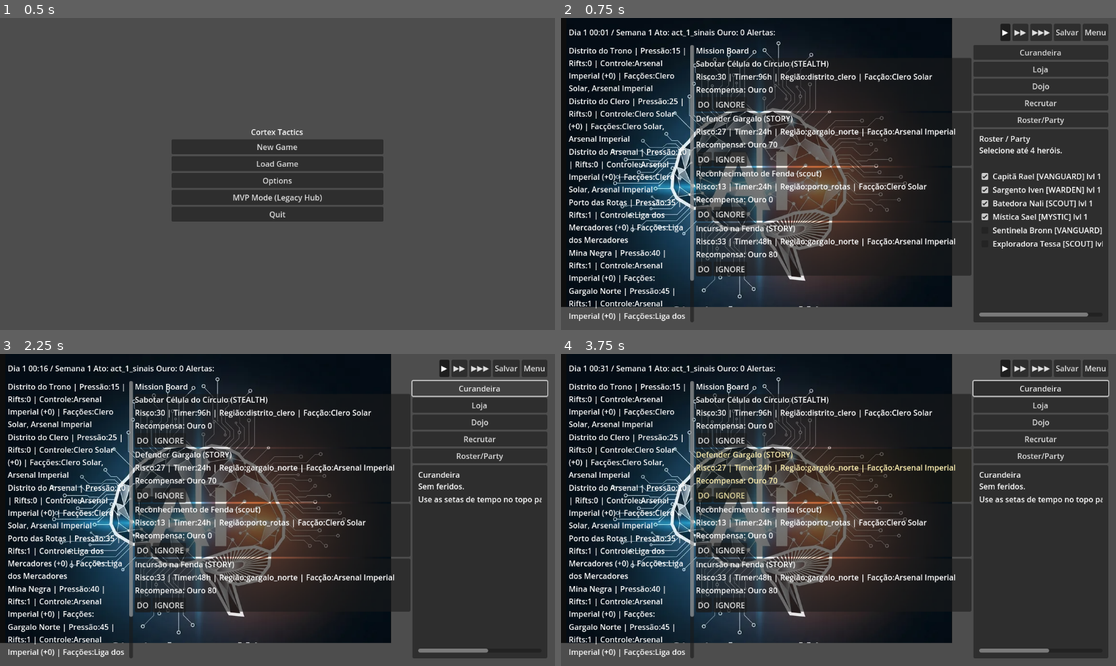
Above: before the commit, frames 1-4 (two rows, left to right).
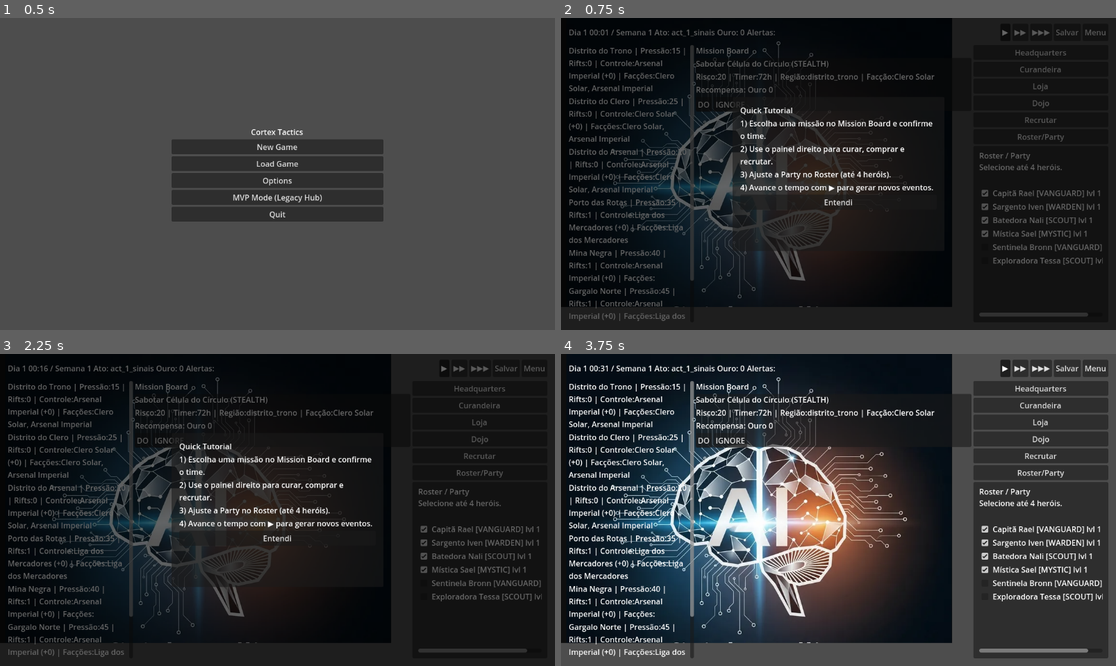
Above: after the commit, the same moments.

Repository: andrecc2507/JOGO
Game: Godot game, scene res://scene/ui/main_menu.tscn
Two runs of this game, one before a commit and one after it. Both use one fixed random seed, a clock stepped at 60 frames per second and the inputs below. The engine's default icon, where the game draws it, is replaced by a stand-in: a white triangle on a blue panel in a dark square.
Inputs (mouse positions are in pixels of both pictures, inside the frame that each line leads up to):
- Up to frame 1 (0.5 s): no input
- Up to frame 2 (0.75 s): click "New Game" at 0.5 s
- Up to frame 3 (2.25 s): click "DO" at 1.25 s; click (477, 388) at 2 s, where only the run after the commit has a clickable "Headquarters"
- Up to frame 4 (3.75 s): click (838, 538) at 2.75 s, where only the run after the commit has a clickable "Entendi"; click (777, 463) at 3.52 s

Frame 1 is identical in both runs. In frame 2, 60% of the frame differs, in the area x 0-100%, y 0-100%; in frame 3, 60%; in frame 4, 21%.

Commit message:
Fix card snapshot type inference

Diff:
--- a/scene/ui/map_screen.tscn
+++ b/scene/ui/map_screen.tscn
@@ -106,6 +106,9 @@
 
 [node name="BuildingButtons" type="VBoxContainer" parent="Body/RightPanel"]
 
+[node name="HeadquartersButton" type="Button" parent="Body/RightPanel/BuildingButtons"]
+text = "Headquarters"
+
 [node name="CurandeiraButton" type="Button" parent="Body/RightPanel/BuildingButtons"]
 text = "Curandeira"
 
--- a/scripts/mission_board.gd
+++ b/scripts/mission_board.gd
@@ -2,7 +2,7 @@
 extends Node
 
 # Contratos do Mission Board (não simplificar):
-# - 3–6 cards por dia (dependente do threat tier).
+# - 1 card por janela (3–7 dias), evitando spam.
 # - Cada card tem risco/recompensa/impacto DO vs IGNORE/timer/tags.
 # - Geração 0–N por dia/semana baseada em pressão/threat com limite anti-spam.
 # - Variedade: no máximo 2 missões do mesmo tipo.
@@ -17,7 +17,7 @@
 var last_mission_id: int = 0
 var spawn_cooldown_hours: float = 0.0
 
-const MAX_ACTIVE_CARDS := 6
+const MAX_ACTIVE_CARDS := 1
 const MAX_SAME_TYPE := 2
 const MAX_SAME_FACTION := 2
 const MAX_SAME_REGION := 2
@@ -96,28 +96,13 @@
 			return
 
 func _desired_card_count(world_state: Node) -> int:
-	var tier: int = world_state.threat_tier
-	if tier <= 1:
-		return rng.randi_range(3, 4)
-	if tier == 2:
-		return rng.randi_range(4, 5)
-	return rng.randi_range(5, 6)
+	return 1
 
 func _spawn_count_for_window(world_state: Node) -> int:
-	var tier := int(world_state.threat_tier)
-	if tier <= 1:
-		return rng.randi_range(1, 2)
-	if tier == 2:
-		return rng.randi_range(1, 2)
-	return rng.randi_range(2, 3)
+	return 1
 
 func _roll_spawn_cooldown_hours(world_state: Node) -> float:
-	var tier := int(world_state.threat_tier)
-	if tier <= 1:
-		return float(rng.randi_range(12, 18))
-	if tier == 2:
-		return float(rng.randi_range(8, 14))
-	return float(rng.randi_range(6, 10))
+	return float(rng.randi_range(72, 168))
 
 func _spawn_cards(act: Dictionary, world_state: Node, count: int) -> void:
 	if count <= 0:
--- a/scripts/ui/map_screen.gd
+++ b/scripts/ui/map_screen.gd
@@ -46,6 +46,14 @@
 var _mission_card_panels: Dictionary = {}
 var _selected_mission_id := ""
 var _speed_button_group: ButtonGroup
+var _mission_launch_in_progress := false
+var _premission_panel: Panel
+var _premission_title: Label
+var _premission_details: Label
+var _premission_party: Label
+var _premission_confirm: Button
+var _premission_card: Dictionary = {}
+var _tutorial_overlay: Control
 
 const MAP_MIN_SCALE := 0.6
 const MAP_MAX_SCALE := 2.2
@@ -53,6 +61,12 @@
 const HAIR_STYLES := ["short", "medium", "long", "braid"]
 const HAIR_COLORS := ["black", "brown", "blonde", "red", "white"]
 const SKIN_TONES := ["light", "olive", "tan", "dark"]
+const QUICK_TUTORIAL_STEPS := [
+	"1) Escolha uma missão no Mission Board e confirme o time.",
+	"2) Use o painel direito para curar, comprar e recrutar.",
+	"3) Ajuste a Party no Roster (até 4 heróis).",
+	"4) Avance o tempo com ▶ para gerar novos eventos."
+]
 
 func _ready() -> void:
 	world_state = get_tree().get_first_node_in_group("world_state")
@@ -72,6 +86,7 @@
 			button.pressed.connect(func(): _on_building_selected(button.name))
 	_setup_map()
 	_refresh_all()
+	_ensure_quick_tutorial()
 
 func _process(delta: float) -> void:
 	if world_state == null:
@@ -208,6 +223,12 @@
 	_mission_pin_nodes.clear()
 	_mission_card_panels.clear()
 	if world_state == null:
+		return
+	if world_state.mission_board.cards.is_empty():
+		var empty_label := Label.new()
+		empty_label.text = "Sem missões disponíveis. Próxima atualização em alguns dias."
+		empty_label.autowrap_mode = TextServer.AUTOWRAP_WORD_SMART
+		mission_list.add_child(empty_label)
 		return
 	for card in world_state.mission_board.cards:
 		var template = _template_for_id(String(card.get("template_id", "")))
@@ -243,10 +264,11 @@
 		var buttons := HBoxContainer.new()
 		var do_button := Button.new()
 		do_button.text = "DO"
-		do_button.pressed.connect(func(): _on_do_mission(card))
+		var card_snapshot: Dictionary = card.duplicate(true)
+		do_button.pressed.connect(_on_do_mission.bind(card_snapshot))
 		var ignore_button := Button.new()
 		ignore_button.text = "IGNORE"
-		ignore_button.pressed.connect(func(): _on_ignore_mission(card))
+		ignore_button.pressed.connect(_on_ignore_mission.bind(card_snapshot))
 		buttons.add_child(do_button)
 		buttons.add_child(ignore_button)
 		vbox.add_child(buttons)
@@ -265,10 +287,7 @@
 func _on_do_mission(card: Dictionary) -> void:
 	if world_state == null:
 		return
-	var seed = world_state.build_mission_seed(card)
-	var bridge = get_tree().get_first_node_in_group("tactical_bridge")
-	if bridge != null and bridge.has_method("start_mission"):
-		bridge.start_mission(seed)
+	_open_premission_menu(card)
 
 func _on_ignore_mission(card: Dictionary) -> void:
 	if world_state == null:
@@ -294,6 +313,9 @@
 	for child in detail_content.get_children():
 		child.queue_free()
 	match name:
+		"HeadquartersButton":
+			detail_title.text = "Headquarters"
+			_build_headquarters_detail()
 		"CurandeiraButton":
 			detail_title.text = "Curandeira"
 			_build_healer_detail()
@@ -381,18 +403,7 @@
 func _build_dojo_detail() -> void:
 	if world_state == null:
 		return
-	var tab := TabContainer.new()
-	tab.size_flags_vertical = Control.SIZE_EXPAND_FILL
-	detail_content.add_child(tab)
-	var general_tab := VBoxContainer.new()
-	general_tab.name = "General"
-	var units_tab := VBoxContainer.new()
-	units_tab.name = "Unidades"
-	tab.add_child(general_tab)
-	tab.add_child(units_tab)
-
-	_build_general_skills(general_tab)
-	_build_unit_dojo(units_tab)
+	_build_unit_dojo(detail_content)
 
 func _build_general_skills(container: VBoxContainer) -> void:
 	if world_state == null:
@@ -540,6 +551,9 @@
 func _build_recruit_detail() -> void:
 	if world_state == null:
 		return
+	var feedback := Label.new()
+	feedback.text = ""
+	detail_content.add_child(feedback)
 	var candidates: Array = world_state.recruit_state.get("candidates", [])
 	if candidates.is_empty():
 		var label := Label.new()
@@ -556,9 +570,12 @@
 		]
 		var button := Button.new()
 		button.text = "Recrutar"
+		var candidate_id := String(candidate.get("id", ""))
 		button.pressed.connect(func():
-			if world_state.recruit_hero(String(candidate.get("id", ""))):
+			if world_state.recruit_hero(candidate_id):
 				_refresh_all()
+			else:
+				feedback.text = "Ouro insuficiente ou candidato inválido."
 		)
 		row.add_child(label)
 		row.add_child(button)
@@ -578,9 +595,7 @@
 		var check := CheckBox.new()
 		var hero_id = String(hero.get("id", ""))
 		check.button_pressed = world_state.active_party_ids.has(hero_id)
-		check.toggled.connect(func(pressed):
-			_on_party_checkbox_toggled(pressed, hero_id, check, feedback)
-		)
+		check.toggled.connect(_on_party_checkbox_toggled.bind(hero_id, check, feedback))
 		var label := Label.new()
 		var injuries = hero.get("injuries", [])
 		var inj_txt = " Ferido" if injuries.size() > 0 else ""
@@ -712,6 +727,7 @@
 				capital_pos = _region_positions[region_id]
 			break
 	var building_map := {
+		"headquarters": "HeadquartersButton",
 		"healer": "CurandeiraButton",
 		"shop": "LojaButton",
 		"dojo": "DojoButton",
@@ -755,3 +771,208 @@
 				var color_hex := String(faction.get("color", "#ffffff"))
 				return Color.html(color_hex)
 	return Color(0.8, 0.8, 0.8)
+
+func _build_headquarters_detail() -> void:
+	if world_state == null:
+		return
+	var overview := Label.new()
+	overview.text = "Centro de comando: organize equipe, leia o briefing e revise o tutorial rápido."
+	overview.autowrap_mode = TextServer.AUTOWRAP_WORD_SMART
+	detail_content.add_child(overview)
+	var party_title := Label.new()
+	party_title.text = "Party ativa"
+	detail_content.add_child(party_title)
+	var party_list := Label.new()
+	party_list.autowrap_mode = TextServer.AUTOWRAP_WORD_SMART
+	var party_lines: Array[String] = []
+	for hero in world_state.roster:
+		if world_state.active_party_ids.has(String(hero.get("id", ""))):
+			var injuries = hero.get("injuries", [])
+			var inj_txt = " (Ferido)" if injuries.size() > 0 else ""
+			party_lines.append("%s [%s] lvl %d%s" % [
+				String(hero.get("name", "")),
+				String(hero.get("class_id", "")),
+				int(hero.get("level", 1)),
+				inj_txt
+			])
+	if party_lines.is_empty():
+		party_lines.append("Nenhum herói selecionado.")
+	party_list.text = "\n".join(party_lines)
+	detail_content.add_child(party_list)
+	var tutorial_title := Label.new()
+	tutorial_title.text = "Quick Tutorial"
+	detail_content.add_child(tutorial_title)
+	for step in QUICK_TUTORIAL_STEPS:
+		var line := Label.new()
+		line.text = step
+		line.autowrap_mode = TextServer.AUTOWRAP_WORD_SMART
+		detail_content.add_child(line)
+	var replay_button := Button.new()
+	replay_button.text = "Rever tutorial"
+	replay_button.pressed.connect(_show_quick_tutorial)
+	detail_content.add_child(replay_button)
+
+func _ensure_quick_tutorial() -> void:
+	if world_state == null:
+		return
+	if int(world_state.day) > 1:
+		return
+	if bool(world_state.progression.get("quick_tutorial_done", false)):
+		return
+	_show_quick_tutorial()
+
+func _show_quick_tutorial() -> void:
+	if _tutorial_overlay != null and is_instance_valid(_tutorial_overlay):
+		_tutorial_overlay.visible = true
+		return
+	var overlay := ColorRect.new()
+	overlay.name = "QuickTutorialOverlay"
+	overlay.anchor_right = 1.0
+	overlay.anchor_bottom = 1.0
+	overlay.color = Color(0, 0, 0, 0.6)
+	overlay.mouse_filter = Control.MOUSE_FILTER_STOP
+	add_child(overlay)
+	var panel := Panel.new()
+	panel.anchor_left = 0.5
+	panel.anchor_top = 0.5
+	panel.anchor_right = 0.5
+	panel.anchor_bottom = 0.5
+	panel.offset_left = -220
+	panel.offset_top = -160
+	panel.offset_right = 220
+	panel.offset_bottom = 160
+	overlay.add_child(panel)
+	var vbox := VBoxContainer.new()
+	vbox.anchor_right = 1.0
+	vbox.anchor_bottom = 1.0
+	vbox.offset_left = 16
+	vbox.offset_top = 16
+	vbox.offset_right = -16
+	vbox.offset_bottom = -16
+	panel.add_child(vbox)
+	var title := Label.new()
+	title.text = "Quick Tutorial"
+	vbox.add_child(title)
+	for step in QUICK_TUTORIAL_STEPS:
+		var label := Label.new()
+		label.text = step
+		label.autowrap_mode = TextServer.AUTOWRAP_WORD_SMART
+		vbox.add_child(label)
+	var confirm := Button.new()
+	confirm.text = "Entendi"
+	confirm.pressed.connect(_dismiss_quick_tutorial)
+	vbox.add_child(confirm)
+	_tutorial_overlay = overlay
+
+func _dismiss_quick_tutorial() -> void:
+	if world_state != null:
+		world_state.progression["quick_tutorial_done"] = true
+	if _tutorial_overlay != null:
+		_tutorial_overlay.visible = false
+
+func _open_premission_menu(card: Dictionary) -> void:
+	if world_state == null:
+		return
+	_premission_card = card
+	if _premission_panel == null or not is_instance_valid(_premission_panel):
+		_build_premission_panel()
+	_update_premission_panel(card)
+	_premission_panel.visible = true
+
+func _build_premission_panel() -> void:
+	_premission_panel = Panel.new()
+	_premission_panel.name = "PreMissionPanel"
+	_premission_panel.anchor_left = 0.5
+	_premission_panel.anchor_top = 0.5
+	_premission_panel.anchor_right = 0.5
+	_premission_panel.anchor_bottom = 0.5
+	_premission_panel.offset_left = -260
+	_premission_panel.offset_top = -200
+	_premission_panel.offset_right = 260
+	_premission_panel.offset_bottom = 200
+	_premission_panel.visible = false
+	_premission_panel.mouse_filter = Control.MOUSE_FILTER_STOP
+	add_child(_premission_panel)
+	var vbox := VBoxContainer.new()
+	vbox.anchor_right = 1.0
+	vbox.anchor_bottom = 1.0
+	vbox.offset_left = 16
+	vbox.offset_top = 16
+	vbox.offset_right = -16
+	vbox.offset_bottom = -16
+	_premission_panel.add_child(vbox)
+	_premission_title = Label.new()
+	_premission_title.text = "Pré-Missão"
+	vbox.add_child(_premission_title)
+	_premission_details = Label.new()
+	_premission_details.autowrap_mode = TextServer.AUTOWRAP_WORD_SMART
+	vbox.add_child(_premission_details)
+	var party_title := Label.new()
+	party_title.text = "Party"
+	vbox.add_child(party_title)
+	_premission_party = Label.new()
+	_premission_party.autowrap_mode = TextServer.AUTOWRAP_WORD_SMART
+	vbox.add_child(_premission_party)
+	var buttons := HBoxContainer.new()
+	_premission_confirm = Button.new()
+	_premission_confirm.text = "Iniciar"
+	_premission_confirm.pressed.connect(_confirm_premission)
+	var cancel := Button.new()
+	cancel.text = "Cancelar"
+	cancel.pressed.connect(func(): _premission_panel.visible = false)
+	buttons.add_child(_premission_confirm)
+	buttons.add_child(cancel)
+	vbox.add_child(buttons)
+
+func _update_premission_panel(card: Dictionary) -> void:
+	var template := _template_for_id(String(card.get("template_id", "")))
+	var mission_name := String(template.get("name", "Missão"))
+	var mission_type := String(card.get("mission_type", card.get("type", "")))
+	var timer_minutes := int(card.get("timer_minutes", int(card.get("timer_days", 1)) * 1440))
+	var hours_left := int(ceil(float(timer_minutes) / 60.0))
+	var reward_data: Dictionary = card.get("reward", {})
+	var region_id := String(card.get("region_id", ""))
+	var faction_name := _faction_name(String(card.get("faction_id", "")))
+	_premission_title.text = "Pré-Missão: %s" % mission_name
+	_premission_details.text = "Tipo: %s\nRisco: %d\nRegião: %s\nFacção: %s\nTimer: %dh\nRecompensa: Ouro %d\nDO: %s\nIGNORE: %s" % [
+		mission_type,
+		int(card.get("risk", 0)),
+		region_id,
+		faction_name if faction_name != "" else "Neutro",
+		hours_left,
+		int(reward_data.get("gold", 0)),
+		String(card.get("do_summary", "")),
+		String(card.get("ignore_summary", ""))
+	]
+	var party_lines: Array[String] = []
+	for hero in world_state.roster:
+		if world_state.active_party_ids.has(String(hero.get("id", ""))):
+			var injuries = hero.get("injuries", [])
+			var inj_txt = " (Ferido)" if injuries.size() > 0 else ""
+			party_lines.append("%s [%s] lvl %d%s" % [
+				String(hero.get("name", "")),
+				String(hero.get("class_id", "")),
+				int(hero.get("level", 1)),
+				inj_txt
+			])
+	if party_lines.is_empty():
+		party_lines.append("Nenhum herói selecionado.")
+	_premission_party.text = "\n".join(party_lines)
+
+func _confirm_premission() -> void:
+	if _mission_launch_in_progress or world_state == null:
+		return
+	if _premission_card.is_empty():
+		return
+	_mission_launch_in_progress = true
+	_premission_confirm.disabled = true
+	_premission_panel.visible = false
+	var seed = world_state.build_mission_seed(_premission_card)
+	var bridge = get_tree().get_first_node_in_group("tactical_bridge")
+	if bridge != null and bridge.has_method("start_mission"):
+		bridge.start_mission(seed)
+		world_state.mission_board.remove_card(String(_premission_card.get("mission_id", "")))
+		_refresh_all()
+	else:
+		_mission_launch_in_progress = false
+		_premission_confirm.disabled = false
--- a/scripts/world_state.gd
+++ b/scripts/world_state.gd
@@ -248,6 +248,7 @@
 
 func _default_buildings() -> Dictionary:
 	return {
+		"headquarters": {"level": 1},
 		"healer": {"level": 1},
 		"shop": {"level": 1},
 		"dojo": {"level": 1},
